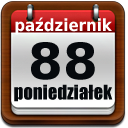
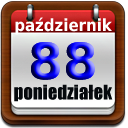
Layered file, before and after one edit (128x128). Changes by layer:
added layer "0" above "88" over 31, 42, 95, 80
painted on "88" over 31, 42, 95, 80
